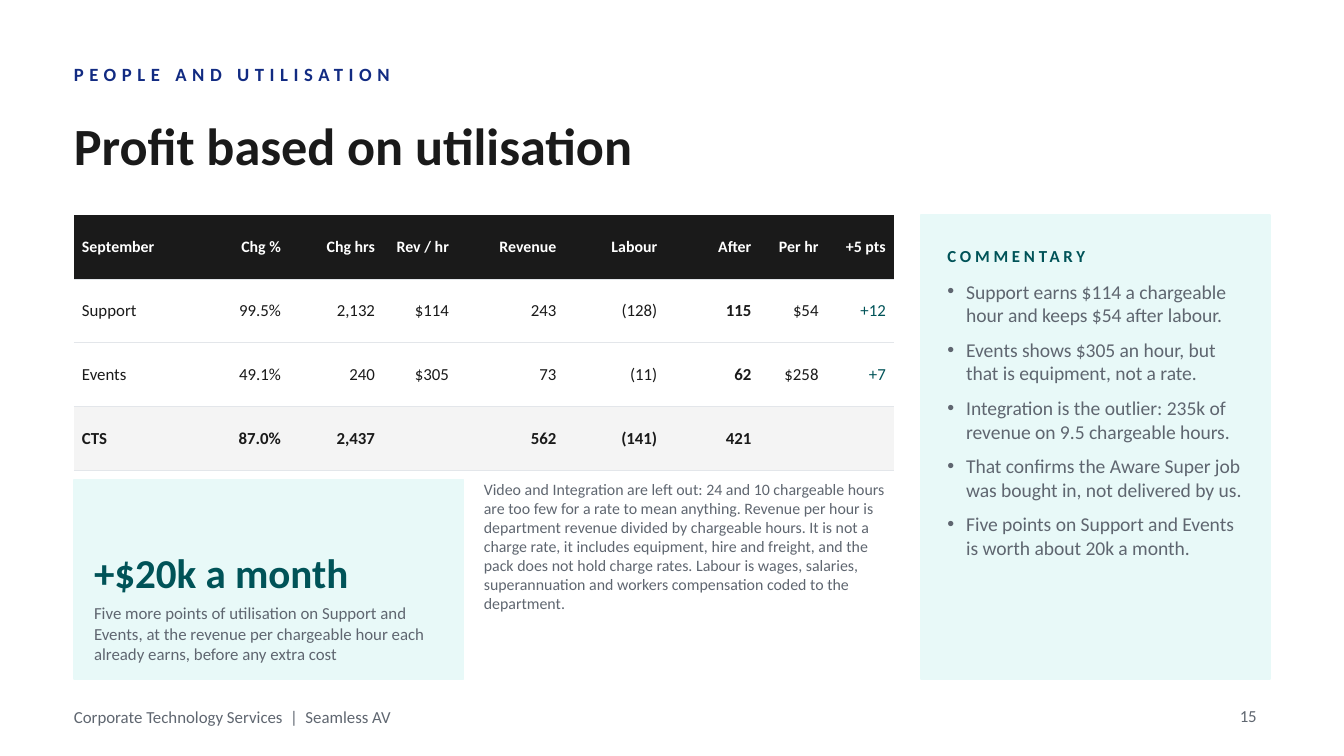
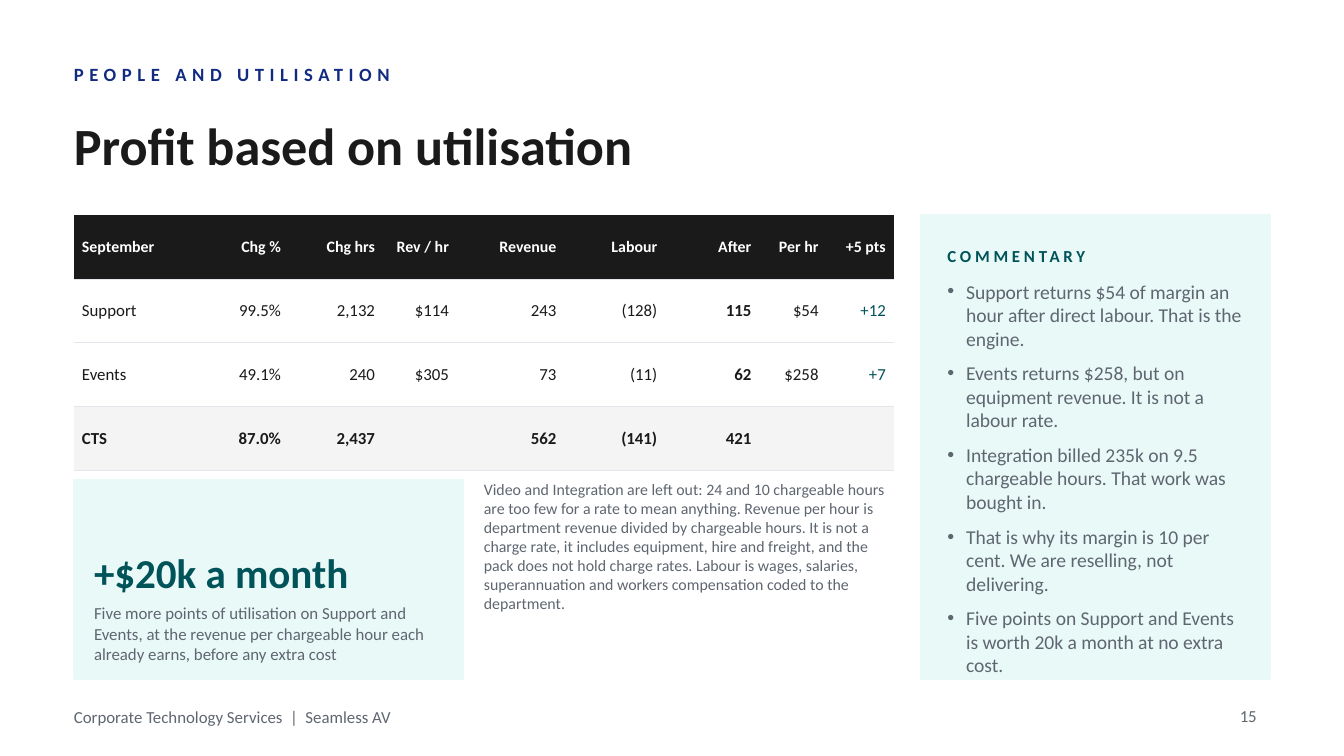
Before and after one commit to WesleyNelson-O33/Claude, a slide deck: slide 15 of deck/CTS Monthly Business Review - September 2026.pptx. Drawn at 1344x756 pixels with LibreOffice and Linux fonts; fonts in the diff are those of the drawing; background and template pictures are left out. Boxes give left, top, right and bottom in pixels: in the first picture for what was removed or moved away, otherwise in the second. Text is boxed around its words. In the diff, an @@ line names an element or a change of style, - is before the commit and + after.

```diff
--- a/deck/CTS Monthly Business Review - September 2026.pptx
+++ b/deck/CTS Monthly Business Review - September 2026.pptx
@@ text at (966,285,1241,672): text changed @@
-• Support earns $114 a chargeable hour and keeps $54 after labour.
-• Events shows $305 an hour, but that is equipment, not a rate.
-• Integration is the outlier: 235k of revenue on 9.5 chargeable hours.
-• That confirms the Aware Super job was bought in, not delivered by us.
-• Five points on Support and Events is worth about 20k a month.
+• Support returns $54 of margin an hour after direct labour. That is the engine.
+• Events returns $258, but on equipment revenue. It is not a labour rate.
+• Integration billed 235k on 9.5 chargeable hours. That work was bought in.
+• That is why its margin is 10 per cent. We are reselling, not delivering.
+• Five points on Support and Events is worth 20k a month at no extra cost.
```
Also in this commit, not shown: 10 other slides changed, 3 other files.
